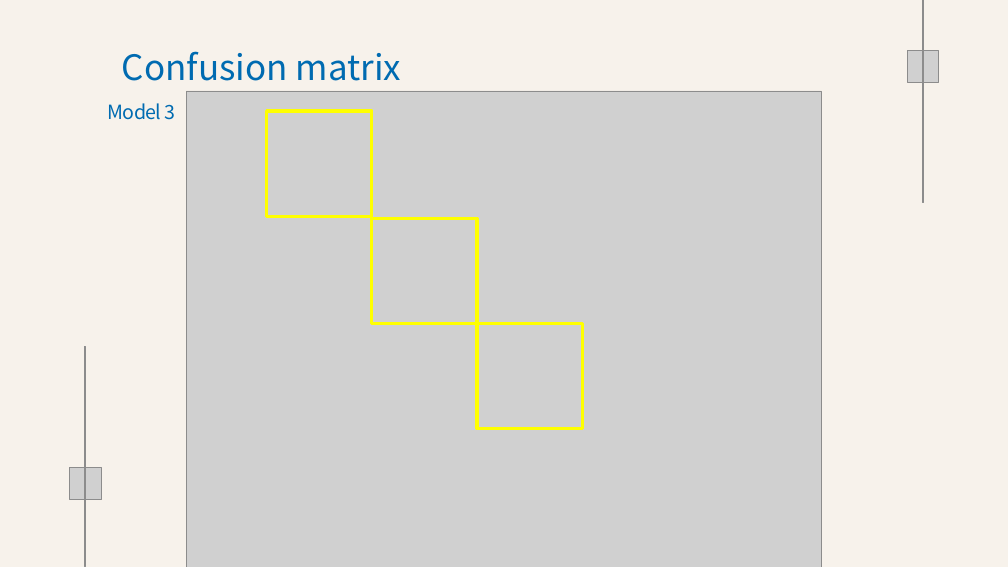
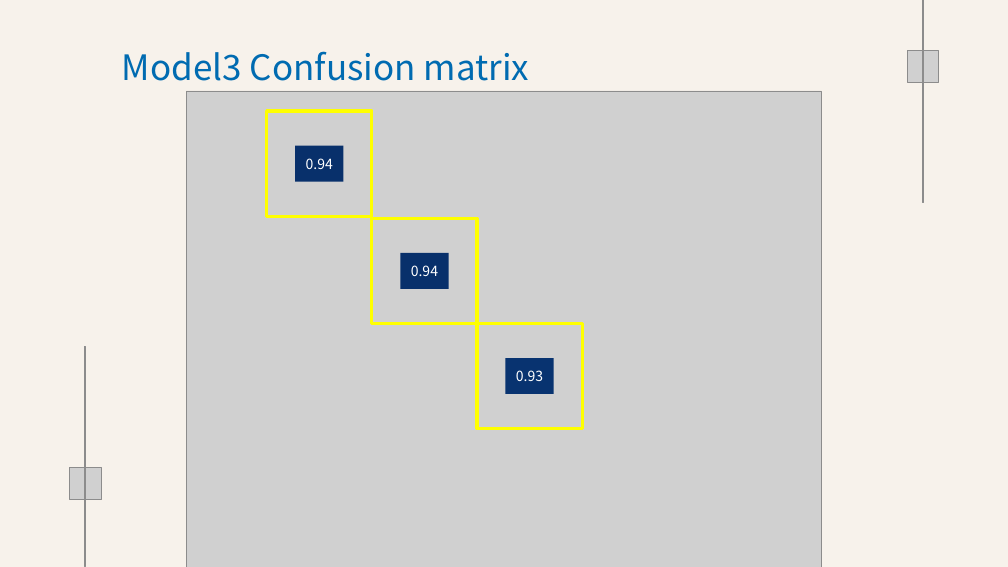
Before and after one commit to Playdata-G-DA35/DA35-final-team2-Item_Classification_RPA, a slide deck: slide 13 of documents/Clothes Detection 모델 결과 보고서.pptx. Drawn at 1008x567 pixels with LibreOffice and Linux fonts; fonts in the diff are those of the drawing; grey boxes stand for pictures; background and template pictures are left out. Boxes give left, top, right and bottom in pixels: in the first picture for what was removed or moved away, otherwise in the second. Text is boxed around its words. In the diff, an @@ line names an element or a change of style, - is before the commit and + after.

```diff
--- a/documents/Clothes Detection 모델 결과 보고서.pptx
+++ b/documents/Clothes Detection 모델 결과 보고서.pptx
@@ text at (122, 51, 529, 81): text changed @@
-Confusion matrix
+Model3 Confusion matrix
@@ text removed at (108, 103, 176, 120) @@
-Model 3
@@ rectangle added at (295, 146, 344, 181), fill #08306B, 20 pt, text #FFFFFF @@
+0.94
@@ rectangle added at (400, 253, 449, 289), fill #08306B, 20 pt, text #FFFFFF @@
+0.94
@@ rectangle added at (506, 358, 554, 394), fill #083370, 20 pt, text #FFFFFF @@
+0.93
```
Also in this commit, not shown: 17 other slides changed, 1 slide removed, 7 other files.
